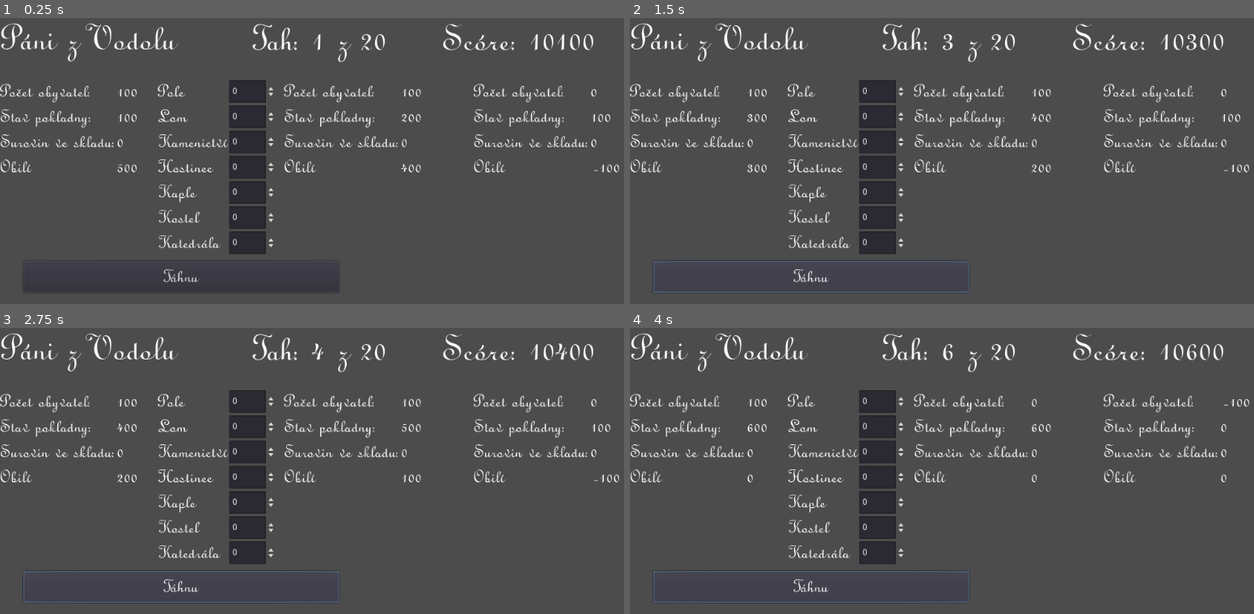
Above: before the commit, frames 1-4 (two rows, left to right).
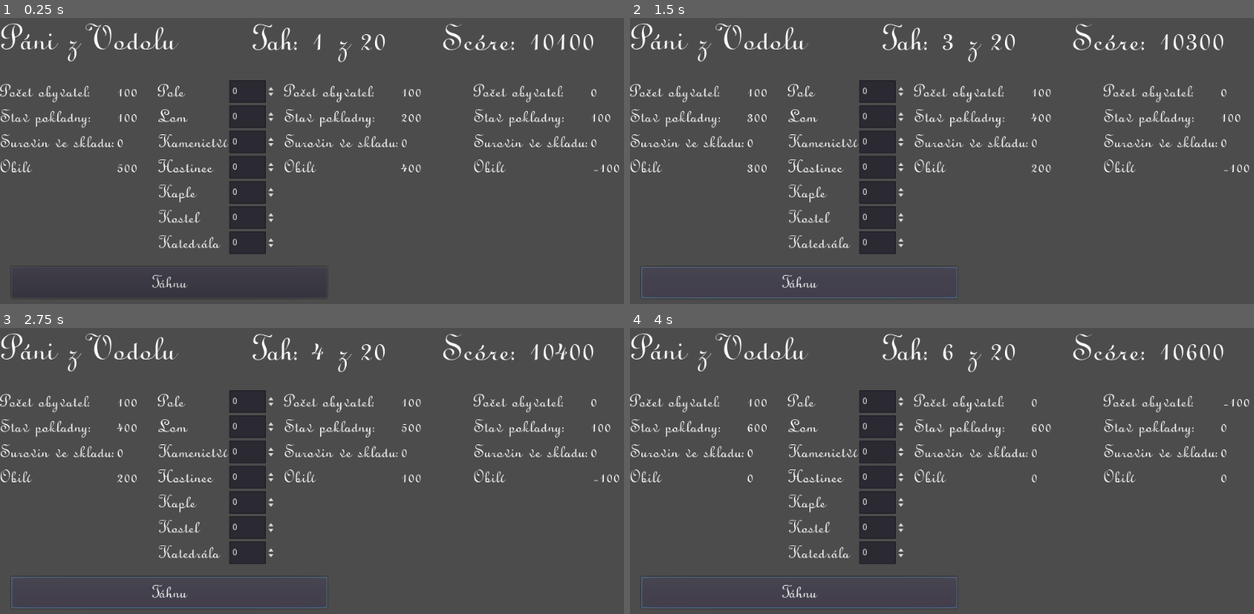
Above: after the commit, the same moments.

Repository: janzeman3/pani_z_vodolu
Game: Godot game, scene res://Formular.tscn
The game is run twice, just before and just after one commit, with the same random seed, the same clock (stepped at 60 frames per second) and the same inputs.
Inputs:
- Up to frame 1 (0.25 s): no input
- Up to frame 2 (1.5 s): click "Táhnu" at 0.5 s; click "Táhnu" at 1.25 s
- Up to frame 3 (2.75 s): click "Táhnu" at 2 s
- Up to frame 4 (4 s): tap Enter at 2.75 s; tap Space at 3.5 s

The runs differ from the first frame. In frame 1, 0.3% of the frame differs, in the area x 3-50%, y 86-98%; in frame 2, 0.8%, in the area x 1-55%, y 85-99%; in frame 3, 0.8%; in frame 4, 0.8%.

Commit message:
Refaktoring: Stavby
Stavby odebrany do vlastniho souboru.

Signed-off-by: janzeman3 <janzeman3@gmail.com>

Diff:
--- a/Formular.gd
+++ b/Formular.gd
@@ -3,8 +3,6 @@
 var stav
 var budouciStav
 var delta
-var budovy
-var budouciBudovy
 var tah = 1
 var tahMax = 20
 
@@ -32,104 +30,19 @@
 		Vodolary = Val1.Vodolary - Val2.Vodolary
 		Suroviny = Val1.Suroviny - Val2.Suroviny
 
-
-
-class budovyVect:
-	var Pole = 0
-	var Lom = 0
-	var Kamenictvi = 0
-	var Hostinec = 0
-	var Kaple = 0
-	var Kostel = 0
-	var Katedrala = 0
-
-	func copy(inVal):
-		Pole = inVal.Pole
-		Lom = inVal.Lom
-		Kamenictvi = inVal.Kamenictvi
-		Hostinec = inVal.Hostinec
-		Kaple = inVal.Kaple
-		Kostel = inVal.Kostel
-		Katedrala = inVal.Katedrala
-
 # Called when the node enters the scene tree for the first time.
 func _ready():
 	newGame()
 
 func updateView():
 	$Stav.updateData(stav)
-	updateBudouciStav()
-	updateSkoreATahy()
-
-func updateBudouciStav():
-	budouciStav.copy(stav)
-
-	# POLE
-	# vynos: +5 obili
-	budouciStav.Obili += 5 * budouciBudovy.Pole
-	# cena stavby: 20 VD
-	budouciStav.Vodolary -= 20 * (budouciBudovy.Pole-budovy.Pole)
-
-	#LOM
-	# vynos: +5 surovin -1 lidi
-	budouciStav.Suroviny += 5 * budouciBudovy.Lom
-	budouciStav.Lidi -= 1 * budouciBudovy.Lom
-	# cena stavby: 100 VD + 2 lidi
-	budouciStav.Vodolary -= 100 * (budouciBudovy.Lom-budovy.Lom)
-	budouciStav.Lidi -= 2 * (budouciBudovy.Lom-budovy.Lom)
-
-	#KAMENICTVI
-	# vynos: +100 vodolaru -5 surovin
-	budouciStav.Vodolary += 100 * budouciBudovy.Kamenictvi
-	budouciStav.Suroviny -= 5 * budouciBudovy.Kamenictvi
-	# cena stavby: 30 surovin + 1 lidi
-	budouciStav.Suroviny -= 30 * (budouciBudovy.Kamenictvi-budovy.Kamenictvi)
-	budouciStav.Lidi -= 1 * (budouciBudovy.Kamenictvi-budovy.Kamenictvi)
-
-	#HOSTINEC
-	# vynos: +100 vodolaru -5 surovin
-	budouciStav.Vodolary += 10 * budouciBudovy.Hostinec
-	budouciStav.Lidi += 1 * budouciBudovy.Hostinec
-	# cena stavby: 30 surovin + 1 lidi
-	budouciStav.Vodolary -= 100 * (budouciBudovy.Hostinec-budovy.Hostinec)
-	budouciStav.Lidi -= 1 * (budouciBudovy.Hostinec-budovy.Hostinec)
-
-	#KAPLE
-	# vynos: -20 vodolaru +10 lidí
-	budouciStav.Vodolary -= 20 * budouciBudovy.Kaple
-	budouciStav.Lidi += 10 * budouciBudovy.Kaple
-	# cena stavby: 40 surovin
-	budouciStav.Suroviny -= 40 * (budouciBudovy.Kaple-budovy.Kaple)
-
-	#KOSTEL
-	# vynos: -50 vodolaru +20 lidí
-	budouciStav.Vodolary -= 50 * budouciBudovy.Kostel
-	budouciStav.Lidi += 20 * budouciBudovy.Kostel
-	# cena stavby: 110 surovin + 500VD
-	budouciStav.Suroviny -= 110 * (budouciBudovy.Kostel-budovy.Kostel)
-	budouciStav.Vodolary -= 500 * (budouciBudovy.Kostel-budovy.Kostel)
-
-	#KATEDRALA
-	# vynos: -150 vodolaru +50 lidí
-	budouciStav.Vodolary -= 150 * budouciBudovy.Katedrala
-	budouciStav.Lidi += 50 * budouciBudovy.Katedrala
-	# cena stavby: 230 surovin + 2000VD
-	budouciStav.Suroviny -= 230 * (budouciBudovy.Katedrala-budovy.Katedrala)
-	budouciStav.Vodolary -= 2000 * (budouciBudovy.Katedrala-budovy.Katedrala)
-
-	#VYZIVA OBYVATEL
-	# pokud neni obili, pomrou lidi
-	if budouciStav.Obili < budouciStav.Lidi:
-		budouciStav.Lidi = budouciStav.Obili
-	budouciStav.Obili -= budouciStav.Lidi
-
-	#DANE
-	budouciStav.Vodolary += budouciStav.Lidi
+	$Stavby.updateBudouciStav(stav, budouciStav)
 
 	$BudouciStav.updateData(budouciStav)
 	delta.fillByDelta(budouciStav,stav)
 	$Delta.updateData(delta)
 
+	updateSkoreATahy()
 
 
 func updateSkoreATahy():
@@ -137,20 +50,18 @@
 	$Skore.text = "Scóre: " + str(skore)
 	$Tah.text = "Tah: " + str(tah) + " z " + str(tahMax)
 
-func _on_Pole_value_changed(value):
-	budouciBudovy.Pole = $Stavby/Pole.value
-	budouciBudovy.Lom = $Stavby/Lom.value
-	budouciBudovy.Kamenictvi = $Stavby/Kamenictvi.value
-	budouciBudovy.Hostinec = $Stavby/Hostinec.value
-	budouciBudovy.Kaple = $Stavby/Kaple.value
-	budouciBudovy.Kostel = $Stavby/Kostel.value
-	budouciBudovy.Katedrala = $Stavby/Katedrala.value
-	updateBudouciStav()
+func _on_Stavby_BudovyChanged():
+	$Stavby.updateBudouciStav(stav, budouciStav)
+
+	$BudouciStav.updateData(budouciStav)
+	delta.fillByDelta(budouciStav,stav)
+	$Delta.updateData(delta)
+
 
 func _on_Tahni_pressed():
 	tah += 1
 	stav.copy(budouciStav)
-	budovy.copy(budouciBudovy)
+	$Stavby.novyTah()
 	updateView()
 	if tah > tahMax:
 		endGame()
@@ -161,8 +72,7 @@
 	budouciStav = stavVect.new(0, 0, 0, 0)
 	delta = stavVect.new(0, 0, 0, 0)
 
-	budovy = budovyVect.new()
-	budouciBudovy = budovyVect.new()
+	$Stavby.novaHra()
 
 	updateView()
 
--- a/Formular.tscn
+++ b/Formular.tscn
@@ -1,9 +1,10 @@
-[gd_scene load_steps=5 format=2]
+[gd_scene load_steps=6 format=2]
 
 [ext_resource path="res://Stav.tscn" type="PackedScene" id=1]
 [ext_resource path="res://Formular.gd" type="Script" id=2]
 [ext_resource path="res://font/LINUSN_velky.tres" type="DynamicFont" id=3]
 [ext_resource path="res://font/LINUSN.tres" type="DynamicFont" id=4]
+[ext_resource path="res://Stavby.tscn" type="PackedScene" id=5]
 
 [node name="Formular" type="Node"]
 script = ExtResource( 2 )
@@ -65,119 +66,13 @@
 margin_right = 999.0
 margin_bottom = 269.0
 
-[node name="Stavby" type="GridContainer" parent="."]
-margin_left = 250.0
-margin_top = 100.0
-margin_right = 356.0
-margin_bottom = 142.0
-columns = 2
-__meta__ = {
-"_edit_use_anchors_": false
-}
-
-[node name="lPole" type="Label" parent="Stavby"]
-margin_right = 109.0
-margin_bottom = 36.0
-custom_fonts/font = ExtResource( 4 )
-text = "Pole"
-
-[node name="Pole" type="SpinBox" parent="Stavby"]
-margin_left = 113.0
-margin_right = 187.0
-margin_bottom = 36.0
-hint_tooltip = "Výnos: 5 obilí
-Cena: 20 Vodolarů"
-max_value = 100000.0
-
-[node name="lLom" type="Label" parent="Stavby"]
-margin_top = 40.0
-margin_right = 109.0
-margin_bottom = 76.0
-custom_fonts/font = ExtResource( 4 )
-text = "Lom"
-
-[node name="Lom" type="SpinBox" parent="Stavby"]
-margin_left = 113.0
-margin_top = 40.0
-margin_right = 187.0
-margin_bottom = 76.0
-max_value = 100000.0
-
-[node name="lKamenictvi" type="Label" parent="Stavby"]
-margin_top = 80.0
-margin_right = 109.0
-margin_bottom = 116.0
-custom_fonts/font = ExtResource( 4 )
-text = "Kamenictví"
-
-[node name="Kamenictvi" type="SpinBox" parent="Stavby"]
-margin_left = 113.0
-margin_top = 80.0
-margin_right = 187.0
-margin_bottom = 116.0
-max_value = 100000.0
-
-[node name="lHostinec" type="Label" parent="Stavby"]
-margin_top = 120.0
-margin_right = 109.0
-margin_bottom = 156.0
-custom_fonts/font = ExtResource( 4 )
-text = "Hostinec"
-
-[node name="Hostinec" type="SpinBox" parent="Stavby"]
-margin_left = 113.0
-margin_top = 120.0
-margin_right = 187.0
-margin_bottom = 156.0
-max_value = 100000.0
-
-[node name="lKaple" type="Label" parent="Stavby"]
-margin_top = 160.0
-margin_right = 109.0
-margin_bottom = 196.0
-custom_fonts/font = ExtResource( 4 )
-text = "Kaple"
-
-[node name="Kaple" type="SpinBox" parent="Stavby"]
-margin_left = 113.0
-margin_top = 160.0
-margin_right = 187.0
-margin_bottom = 196.0
-max_value = 100000.0
-
-[node name="lKostel" type="Label" parent="Stavby"]
-margin_top = 200.0
-margin_right = 109.0
-margin_bottom = 236.0
-custom_fonts/font = ExtResource( 4 )
-text = "Kostel"
-
-[node name="Kostel" type="SpinBox" parent="Stavby"]
-margin_left = 113.0
-margin_top = 200.0
-margin_right = 187.0
-margin_bottom = 236.0
-max_value = 100000.0
-
-[node name="lKatedrala" type="Label" parent="Stavby"]
-margin_top = 240.0
-margin_right = 109.0
-margin_bottom = 276.0
-custom_fonts/font = ExtResource( 4 )
-text = "Katedrála"
-
-[node name="Katedrala" type="SpinBox" parent="Stavby"]
-margin_left = 113.0
-margin_top = 240.0
-margin_right = 187.0
-margin_bottom = 276.0
-max_value = 100000.0
+[node name="Stavby" parent="." instance=ExtResource( 5 )]
 
 [node name="Tahni" type="Button" parent="."]
-margin_left = 37.0501
-margin_top = 387.4
-margin_right = 537.05
-margin_bottom = 437.4
+margin_left = 17.6648
+margin_top = 396.446
+margin_right = 517.665
+margin_bottom = 446.446
 custom_fonts/font = ExtResource( 4 )
 text = "Táhnu"
 __meta__ = {
@@ -194,12 +89,6 @@
 __meta__ = {
 "_edit_use_anchors_": false
 }
-[connection signal="value_changed" from="Stavby/Pole" to="." method="_on_Pole_value_changed"]
-[connection signal="value_changed" from="Stavby/Lom" to="." method="_on_Pole_value_changed"]
-[connection signal="value_changed" from="Stavby/Kamenictvi" to="." method="_on_Pole_value_changed"]
-[connection signal="value_changed" from="Stavby/Hostinec" to="." method="_on_Pole_value_changed"]
-[connection signal="value_changed" from="Stavby/Kaple" to="." method="_on_Pole_value_changed"]
-[connection signal="value_changed" from="Stavby/Kostel" to="." method="_on_Pole_value_changed"]
-[connection signal="value_changed" from="Stavby/Katedrala" to="." method="_on_Pole_value_changed"]
+[connection signal="BudovyChanged" from="Stavby" to="." method="_on_Stavby_BudovyChanged"]
 [connection signal="pressed" from="Tahni" to="." method="_on_Tahni_pressed"]
 [connection signal="pressed" from="NovaHra" to="." method="_on_NovaHra_pressed"]
--- /dev/null
+++ b/Stavby.gd
@@ -0,0 +1,110 @@
+extends GridContainer
+
+var budovy
+var budouciBudovy
+
+signal BudovyChanged
+
+class budovyVect:
+	var Pole = 0
+	var Lom = 0
+	var Kamenictvi = 0
+	var Hostinec = 0
+	var Kaple = 0
+	var Kostel = 0
+	var Katedrala = 0
+
+	func copy(inVal):
+		Pole = inVal.Pole
+		Lom = inVal.Lom
+		Kamenictvi = inVal.Kamenictvi
+		Hostinec = inVal.Hostinec
+		Kaple = inVal.Kaple
+		Kostel = inVal.Kostel
+		Katedrala = inVal.Katedrala
+
+func _on_NejakaBudova_value_changed(value):
+	budouciBudovy.Pole = $Pole.value
+	budouciBudovy.Lom = $Lom.value
+	budouciBudovy.Kamenictvi = $Kamenictvi.value
+	budouciBudovy.Hostinec = $Hostinec.value
+	budouciBudovy.Kaple = $Kaple.value
+	budouciBudovy.Kostel = $Kostel.value
+	budouciBudovy.Katedrala = $Katedrala.value
+	emit_signal("BudovyChanged")
+
+func novaHra():
+	budovy = budovyVect.new()
+	budouciBudovy = budovyVect.new()
+
+func novyTah():
+	budovy.copy(budouciBudovy)
+	emit_signal("BudovyChanged")
+
+func updateBudouciStav(stav, budouciStav):
+	budouciStav.copy(stav)
+
+	# POLE
+	# vynos: +5 obili
+	budouciStav.Obili += 5 * budouciBudovy.Pole
+	# cena stavby: 20 VD
+	budouciStav.Vodolary -= 20 * (budouciBudovy.Pole-budovy.Pole)
+
+	#LOM
+	# vynos: +5 surovin -1 lidi
+	budouciStav.Suroviny += 5 * budouciBudovy.Lom
+	budouciStav.Lidi -= 1 * budouciBudovy.Lom
+	# cena stavby: 100 VD + 2 lidi
+	budouciStav.Vodolary -= 100 * (budouciBudovy.Lom-budovy.Lom)
+	budouciStav.Lidi -= 2 * (budouciBudovy.Lom-budovy.Lom)
+
+	#KAMENICTVI
+	# vynos: +100 vodolaru -5 surovin
+	budouciStav.Vodolary += 100 * budouciBudovy.Kamenictvi
+	budouciStav.Suroviny -= 5 * budouciBudovy.Kamenictvi
+	# cena stavby: 30 surovin + 1 lidi
+	budouciStav.Suroviny -= 30 * (budouciBudovy.Kamenictvi-budovy.Kamenictvi)
+	budouciStav.Lidi -= 1 * (budouciBudovy.Kamenictvi-budovy.Kamenictvi)
+
+	#HOSTINEC
+	# vynos: +100 vodolaru -5 surovin
+	budouciStav.Vodolary += 10 * budouciBudovy.Hostinec
+	budouciStav.Lidi += 1 * budouciBudovy.Hostinec
+	# cena stavby: 30 surovin + 1 lidi
+	budouciStav.Vodolary -= 100 * (budouciBudovy.Hostinec-budovy.Hostinec)
+	budouciStav.Lidi -= 1 * (budouciBudovy.Hostinec-budovy.Hostinec)
+
+	#KAPLE
+	# vynos: -20 vodolaru +10 lidí
+	budouciStav.Vodolary -= 20 * budouciBudovy.Kaple
+	budouciStav.Lidi += 10 * budouciBudovy.Kaple
+	# cena stavby: 40 surovin
+	budouciStav.Suroviny -= 40 * (budouciBudovy.Kaple-budovy.Kaple)
+
+	#KOSTEL
+	# vynos: -50 vodolaru +20 lidí
+	budouciStav.Vodolary -= 50 * budouciBudovy.Kostel
+	budouciStav.Lidi += 20 * budouciBudovy.Kostel
+	# cena stavby: 110 surovin + 500VD
+	budouciStav.Suroviny -= 110 * (budouciBudovy.Kostel-budovy.Kostel)
+	budouciStav.Vodolary -= 500 * (budouciBudovy.Kostel-budovy.Kostel)
+
+	#KATEDRALA
+	# vynos: -150 vodolaru +50 lidí
+	budouciStav.Vodolary -= 150 * budouciBudovy.Katedrala
+	budouciStav.Lidi += 50 * budouciBudovy.Katedrala
+	# cena stavby: 230 surovin + 2000VD
+	budouciStav.Suroviny -= 230 * (budouciBudovy.Katedrala-budovy.Katedrala)
+	budouciStav.Vodolary -= 2000 * (budouciBudovy.Katedrala-budovy.Katedrala)
+
+	#VYZIVA OBYVATEL
+	# pokud neni obili, pomrou lidi
+	if budouciStav.Obili < budouciStav.Lidi:
+		budouciStav.Lidi = budouciStav.Obili
+	budouciStav.Obili -= budouciStav.Lidi
+
+	#DANE
+	budouciStav.Vodolary += budouciStav.Lidi
+
+func _ready():
+	novaHra()
--- /dev/null
+++ b/Stavby.tscn
@@ -0,0 +1,120 @@
+[gd_scene load_steps=3 format=2]
+
+[ext_resource path="res://font/LINUSN.tres" type="DynamicFont" id=1]
+[ext_resource path="res://Stavby.gd" type="Script" id=2]
+
+[node name="Stavby" type="GridContainer"]
+margin_left = 250.0
+margin_top = 100.0
+margin_right = 356.0
+margin_bottom = 142.0
+columns = 2
+script = ExtResource( 2 )
+__meta__ = {
+"_edit_use_anchors_": false
+}
+
+[node name="lPole" type="Label" parent="."]
+margin_right = 109.0
+margin_bottom = 36.0
+custom_fonts/font = ExtResource( 1 )
+text = "Pole"
+
+[node name="Pole" type="SpinBox" parent="."]
+margin_left = 113.0
+margin_right = 187.0
+margin_bottom = 36.0
+hint_tooltip = "Výnos: 5 obilí
+Cena: 20 Vodolarů"
+max_value = 100000.0
+
+[node name="lLom" type="Label" parent="."]
+margin_top = 40.0
+margin_right = 109.0
+margin_bottom = 76.0
+custom_fonts/font = ExtResource( 1 )
+text = "Lom"
+
+[node name="Lom" type="SpinBox" parent="."]
+margin_left = 113.0
+margin_top = 40.0
+margin_right = 187.0
+margin_bottom = 76.0
+max_value = 100000.0
+
+[node name="lKamenictvi" type="Label" parent="."]
+margin_top = 80.0
+margin_right = 109.0
+margin_bottom = 116.0
+custom_fonts/font = ExtResource( 1 )
+text = "Kamenictví"
+
+[node name="Kamenictvi" type="SpinBox" parent="."]
+margin_left = 113.0
+margin_top = 80.0
+margin_right = 187.0
+margin_bottom = 116.0
+max_value = 100000.0
+
+[node name="lHostinec" type="Label" parent="."]
+margin_top = 120.0
+margin_right = 109.0
+margin_bottom = 156.0
+custom_fonts/font = ExtResource( 1 )
+text = "Hostinec"
+
+[node name="Hostinec" type="SpinBox" parent="."]
+margin_left = 113.0
+margin_top = 120.0
+margin_right = 187.0
+margin_bottom = 156.0
+max_value = 100000.0
+
+[node name="lKaple" type="Label" parent="."]
+margin_top = 160.0
+margin_right = 109.0
+margin_bottom = 196.0
+custom_fonts/font = ExtResource( 1 )
+text = "Kaple"
+
+[node name="Kaple" type="SpinBox" parent="."]
+margin_left = 113.0
+margin_top = 160.0
+margin_right = 187.0
+margin_bottom = 196.0
+max_value = 100000.0
+
+[node name="lKostel" type="Label" parent="."]
+margin_top = 200.0
+margin_right = 109.0
+margin_bottom = 236.0
+custom_fonts/font = ExtResource( 1 )
+text = "Kostel"
+
+[node name="Kostel" type="SpinBox" parent="."]
+margin_left = 113.0
+margin_top = 200.0
+margin_right = 187.0
+margin_bottom = 236.0
+max_value = 100000.0
+
+[node name="lKatedrala" type="Label" parent="."]
+margin_top = 240.0
+margin_right = 109.0
+margin_bottom = 276.0
+custom_fonts/font = ExtResource( 1 )
+text = "Katedrála"
+
+[node name="Katedrala" type="SpinBox" parent="."]
+margin_left = 113.0
+margin_top = 240.0
+margin_right = 187.0
+margin_bottom = 276.0
+max_value = 100000.0
+[connection signal="value_changed" from="Pole" to="." method="_on_NejakaBudova_value_changed"]
+[connection signal="value_changed" from="Lom" to="." method="_on_NejakaBudova_value_changed"]
+[connection signal="value_changed" from="Kamenictvi" to="." method="_on_NejakaBudova_value_changed"]
+[connection signal="value_changed" from="Hostinec" to="." method="_on_NejakaBudova_value_changed"]
+[connection signal="value_changed" from="Kaple" to="." method="_on_NejakaBudova_value_changed"]
+[connection signal="value_changed" from="Kostel" to="." method="_on_NejakaBudova_value_changed"]
+[connection signal="value_changed" from="Katedrala" to="." method="_on_NejakaBudova_value_changed"]
